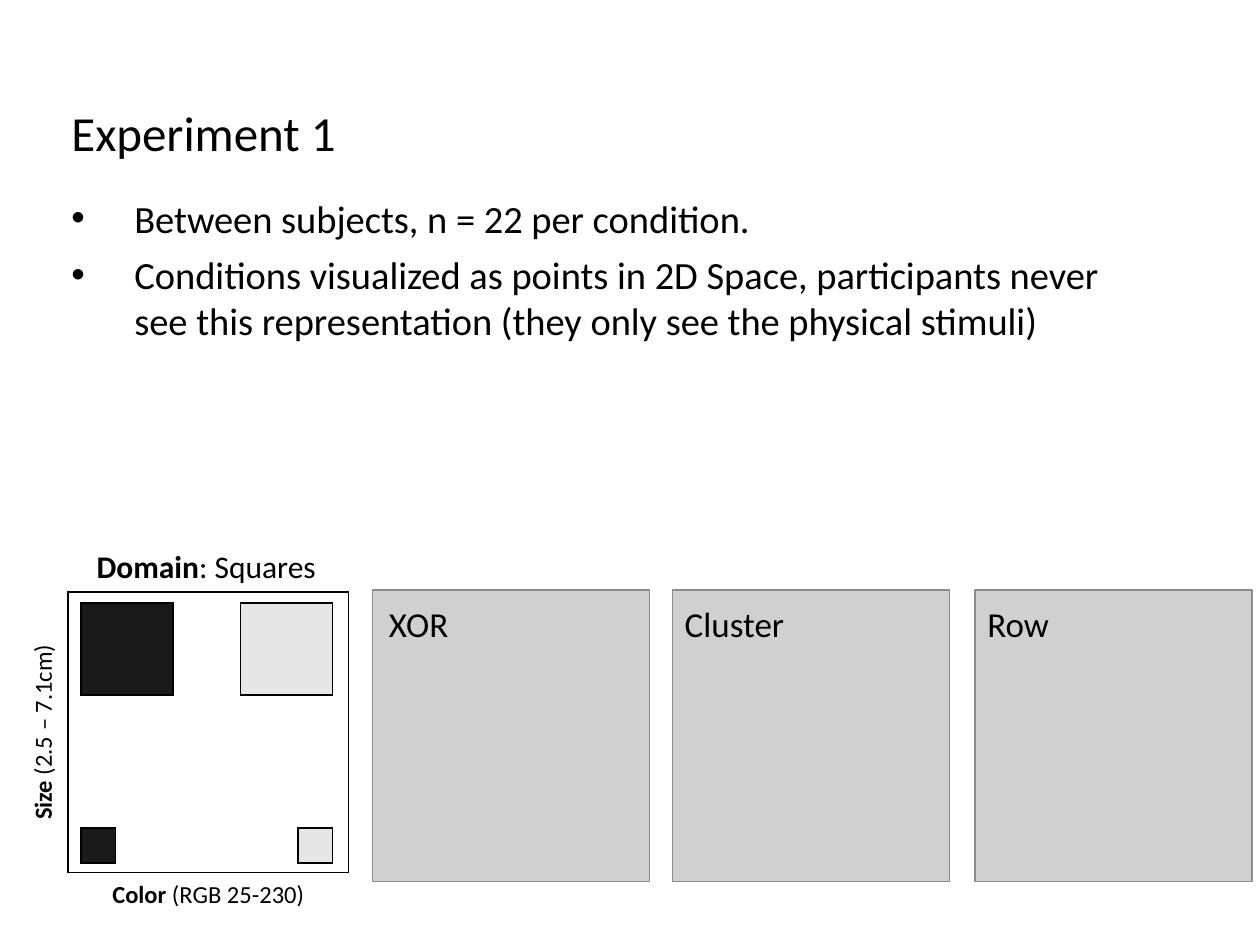
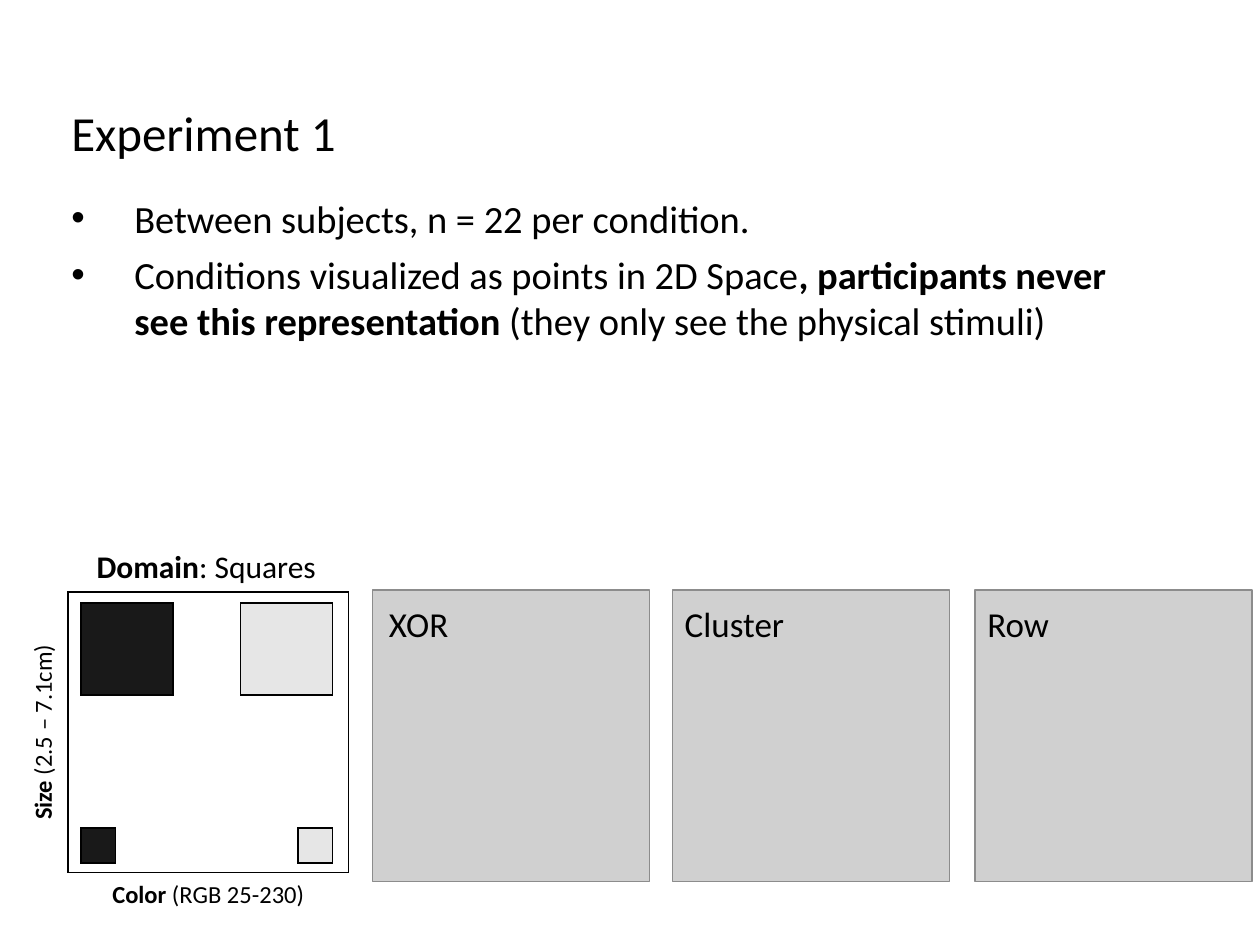
Before and after one commit to AusterweilLab/generating_categories, a slide deck: slide 19 of Presentations/ccn-bbag-march-2-2017.pptx. Drawn at 1260x945 pixels with LibreOffice and Linux fonts; fonts in the diff are those of the drawing; grey boxes stand for pictures. Boxes give left, top, right and bottom in pixels: in the first picture for what was removed or moved away, otherwise in the second. Text is boxed around its words. In the diff, an @@ line names an element or a change of style, - is before the commit and + after.

```diff
--- a/Presentations/ccn-bbag-march-2-2017.pptx
+++ b/Presentations/ccn-bbag-march-2-2017.pptx
@@ text at <box>134,262,1106,342</box>: bold on in "Space, participants never see this representation" @@
```
Also in this commit, not shown: 6 other slides changed, 3 slides removed, 1 other file.
